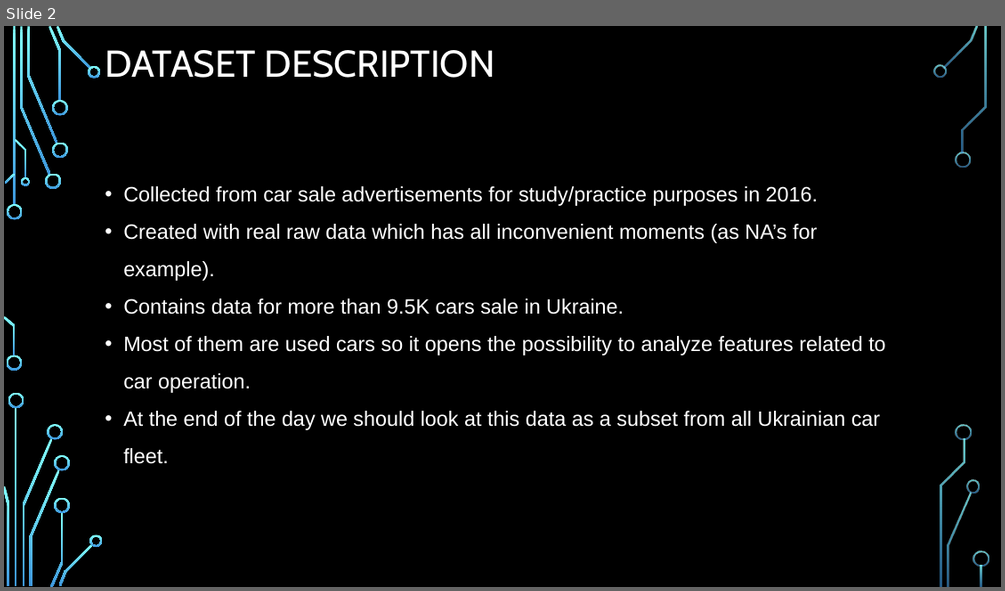
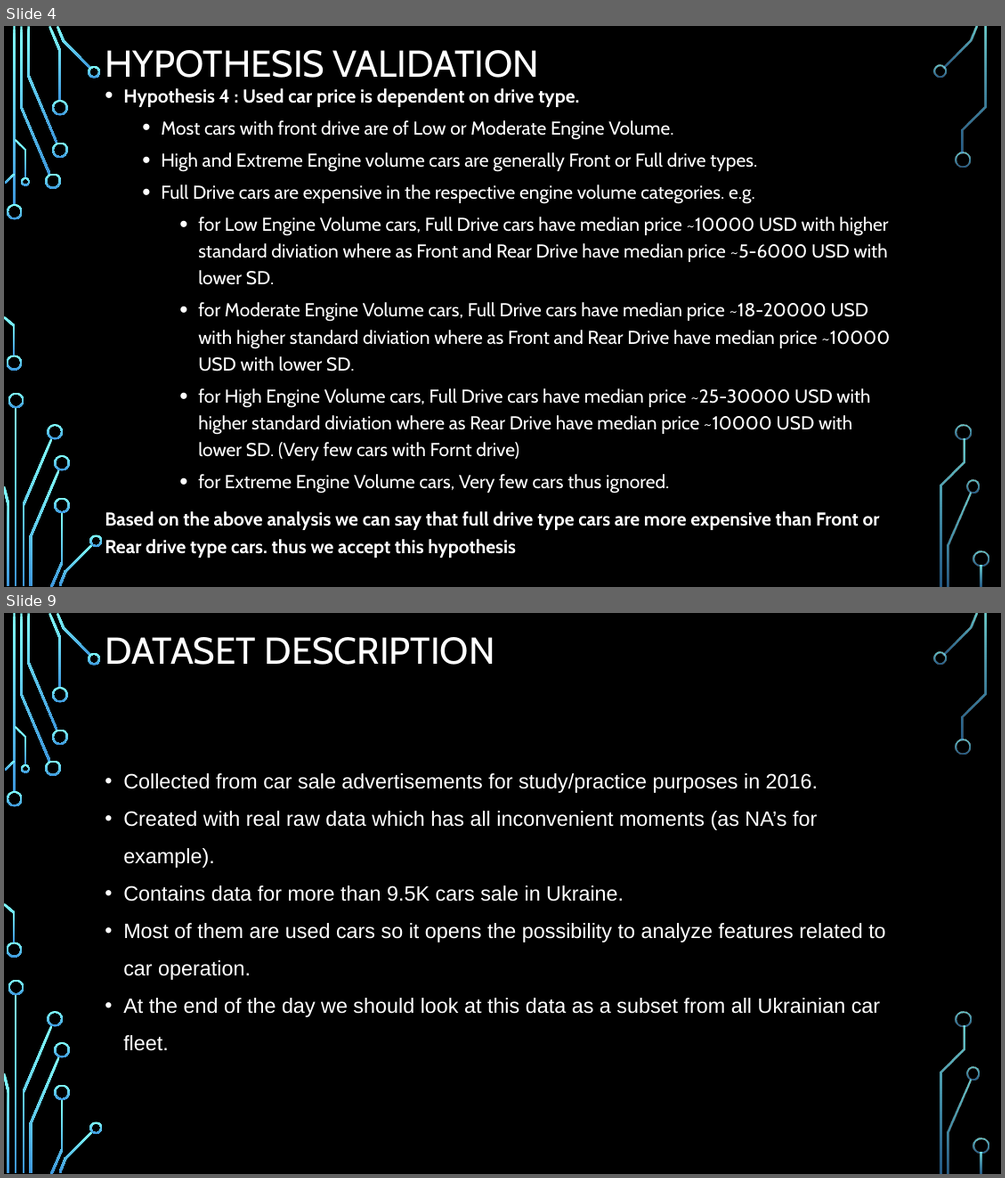
Before and after one commit to dhp6106/insaid-projects, a slide deck: term1/projects/CarSales/Term1-EDAProject-CarSales-DhavalParikh.pptx. Shown one above the other, each under a label of ours: slide 2 before the commit, slides 4 and 9 after it; the slides between them are not shown. The pictures are 1005x591 and 1005x1178 pixels, drawn with LibreOffice and Linux fonts; fonts in the diff are those of the drawing; background and template pictures are left out. Boxes give left, top, right and bottom in pixels: in the first picture for what was removed or moved away, otherwise in the second. Text is boxed around its words. In the diff, an @@ line names an element or a change of style, - is before the commit and + after.

```diff
--- a/term1/projects/CarSales/Term1-EDAProject-CarSales-DhavalParikh.pptx
+++ b/term1/projects/CarSales/Term1-EDAProject-CarSales-DhavalParikh.pptx
@@ slide 4 added at (4, 26, 1001, 587), background picture (left out); not listed: 36 template elements that a slide beside it also shows @@
@@ title added at (105, 50, 539, 78), 36 pt, text #FFFFFF @@
+HYPOTHESIS VALIDATION
@@ text added at (105, 88, 890, 557), 18 pt, text #FFFFFF @@
+• Hypothesis 4 : Used car price is dependent on drive type.
+  • Most cars with front drive are of Low or Moderate Engine Volume.
+  • High and Extreme Engine volume cars are generally Front or Full drive types.
+  • Full Drive cars are expensive in the respective engine volume categories. e.g.
+    • for Low Engine Volume cars, Full Drive cars have median price ~10000 USD with higher standard diviation where as Front and Rear Drive have median price ~5-6000 USD with lower SD.
+    • for Moderate Engine Volume cars, Full Drive cars have median price ~18-20000 USD with higher standard diviation where as Front and Rear Drive have median price ~10000 USD with lower SD.
+    • for High Engine Volume cars, Full Drive cars have median price ~25-30000 USD with higher standard diviation where as Rear Drive have median price ~10000 USD with lower SD. (Very few cars with Fornt drive)
+    • for Extreme Engine Volume cars, Very few cars thus ignored.
+Based on the above analysis we can say that full drive type cars are more expensive than Front or Rear drive type cars. thus we accept this hypothesis
@@ what was slide 2 is now slide 9 @@
```
Also in this commit, not shown: 6 slides changed, 9 other slides added, 8 slides removed, 8 other files.
